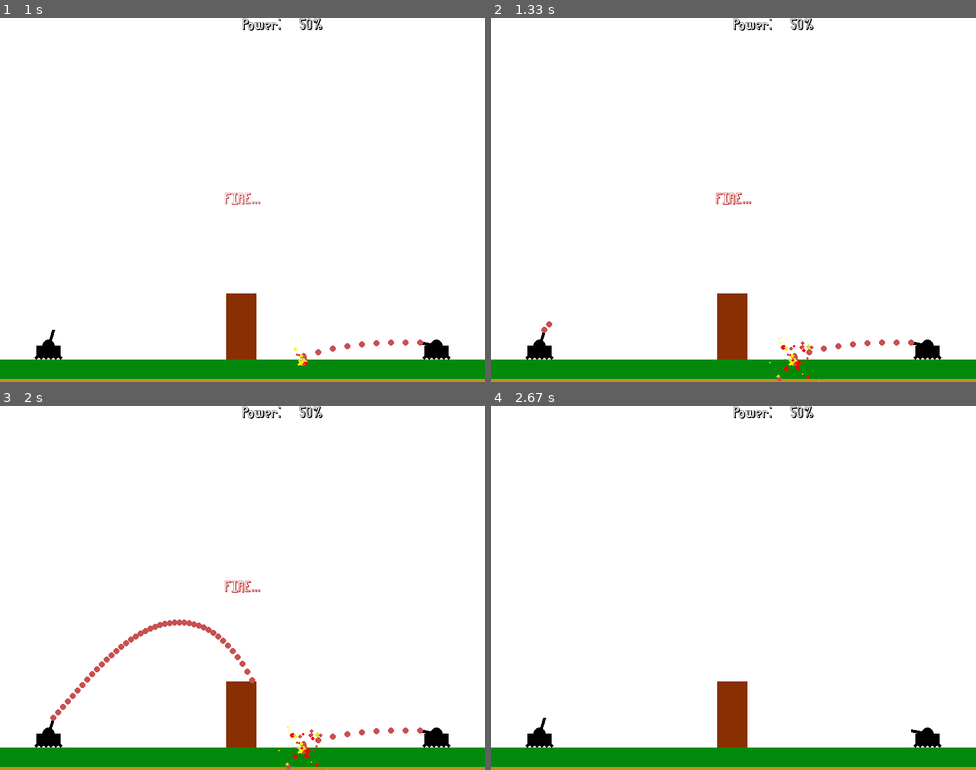
Above: before the commit, frames 1-4 (two rows, left to right).
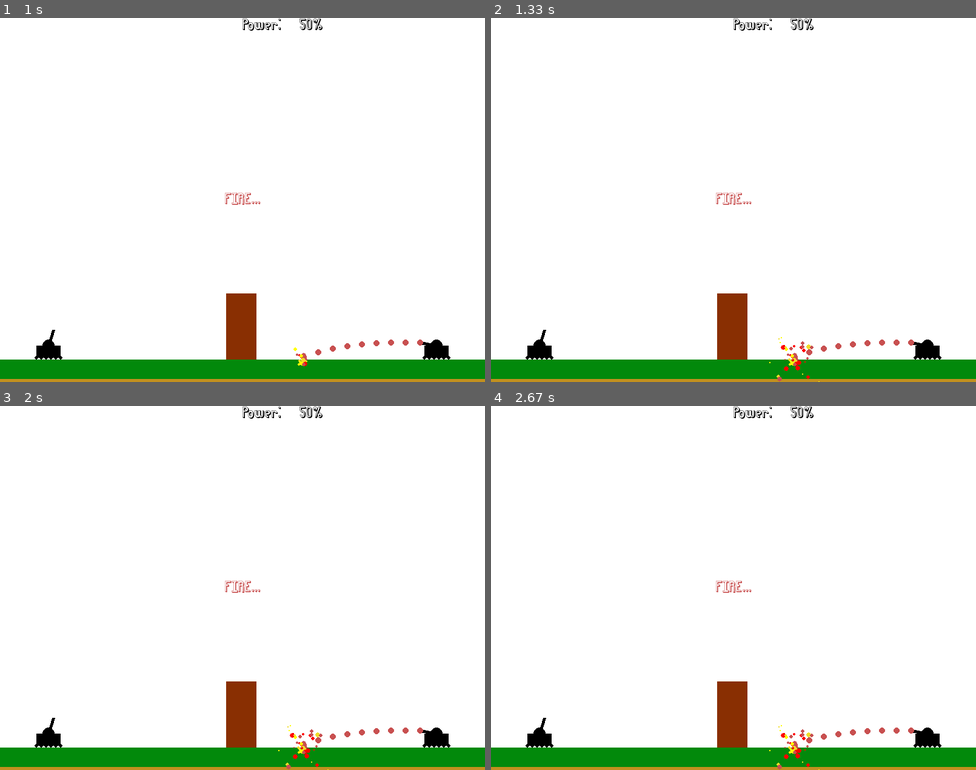
Above: after the commit, the same moments.

Repository: AlekKras/pygame
Game: pygame game, started from tanks/5.py
Two runs of this game, one before a commit and one after it. Both use one fixed random seed, a clock stepped at 60 frames per second and the inputs below.
Inputs:
- Up to frame 1 (1 s): tap C at 0.33 s; tap Space at 0.67 s
- Up to frame 2 (1.33 s): tap Space at 1 s
- Up to frame 3 (2 s): no input
- Up to frame 4 (2.67 s): no input

Frame 1 is identical in both runs. In frame 2, 0.1% of the frame differs, in the area x 10-54%, y 48-87%; in frame 3, 0.7%; in frame 4, 0.4%.

Commit message:
Enemy tank

Diff:
--- a/tanks/backup.py
+++ b/tanks/5.py
@@ -224,7 +224,7 @@
 
 
 #firing function
-def fireShell(x_y, tank_X, tank_Y, tur_Pos, gun_power, x_location, barrier_width, randomHeight, tank="player"):
+def fireShell(x_y, tank_X, tank_Y, tur_Pos, gun_power, x_location, barrier_width, randomHeight):
     fire = True
     startShell = list(x_y)
 
@@ -237,10 +237,8 @@
 
         #print(startShell[0],startShell[1])
         pygame.draw.circle(gameDisplay, red, (startShell[0],startShell[1]),5)
-        if tank=="enemy":
-            startShell[0] += (12 - tur_Pos) * 2
-        else:
-            startShell[0] -= (12 - tur_Pos) * 2
+
+        startShell[0] -= (12 - tur_Pos) * 2
         # y = x**2
         startShell[1] += int(
             (((startShell[0] - x_y[0]) * 0.015 / (gun_power / 50)) ** 2) - (tur_Pos + tur_Pos / (12 - tur_Pos)))
@@ -276,7 +274,97 @@
         pygame.display.update()
         clock.tick(60)
 
-
+#enemy tank firing
+def enemy_fireShell(x_y, tank_X, tank_Y, tur_Pos, gun_power, x_location, barrier_width, randomHeight, player_tankX, player_tankY):
+
+    currentPower = 1
+    power_found = False
+
+    while not power_found:
+        currentPower += 1
+        if currentPower > 100:
+            power_found = True
+        #print(currentPower)
+
+        fire = True
+        startingShell = list(x_y)
+
+        while fire:
+            for event in pygame.event.get():
+                if event.type == pygame.QUIT:
+                    pygame.quit()
+                    quit()
+
+            # pygame.draw.circle(gameDisplay, red, (startingShell[0],startingShell[1]),5)
+
+            startingShell[0] += (12 - tur_Pos) * 2
+            startingShell[1] += int(
+                (((startingShell[0] - x_y[0]) * 0.015 / (currentPower / 50)) ** 2) - (tur_Pos + tur_Pos / (12 - tur_Pos)))
+
+            if startingShell[1] > display_height - ground_height:
+                hit_x = int((startingShell[0] * display_height - ground_height) / startingShell[1])
+                hit_y = int(display_height - ground_height)
+                # explosion(hit_x,hit_y)
+                if player_tankX + 15 > hit_x > player_tankX - 15:
+                    #("target acquired!")
+                    power_found = True
+                fire = False
+
+            check_x_1 = startingShell[0] <= x_location + barrier_width
+            check_x_2 = startingShell[0] >= x_location
+
+            check_y_1 = startingShell[1] <= display_height
+            check_y_2 = startingShell[1] >= display_height - randomHeight
+
+            if check_x_1 and check_x_2 and check_y_1 and check_y_2:
+                hit_x = int((startingShell[0]))
+                hit_y = int(startingShell[1])
+                # explosion(hit_x,hit_y)
+                fire = False
+
+    fire = True
+    startingShell = list(x_y)
+    #print("FIRE!", x_y)
+
+    while fire:
+        for event in pygame.event.get():
+            if event.type == pygame.QUIT:
+                pygame.quit()
+                quit()
+
+        print(startingShell[0], startingShell[1])
+        pygame.draw.circle(gameDisplay, red, (startingShell[0], startingShell[1]), 5)
+
+        startingShell[0] += (12 - tur_Pos) * 2
+
+        # y = x**2
+        startingShell[1] += int(
+            (((startingShell[0] - x_y[0]) * 0.015 / (currentPower / 50)) ** 2) - (tur_Pos + tur_Pos / (12 - tur_Pos)))
+
+        if startingShell[1] > display_height - ground_height:
+            #print("Last shell:", startingShell[0], startingShell[1])
+            hit_x = int((startingShell[0] * display_height - ground_height) / startingShell[1])
+            hit_y = int(display_height - ground_height)
+            #print("Impact:", hit_x, hit_y)
+            explosion(hit_x, hit_y)
+            fire = False
+
+        check_x_1 = startingShell[0] <= x_location + barrier_width
+        check_x_2 = startingShell[0] >= x_location
+
+        check_y_1 = startingShell[1] <= display_height
+        check_y_2 = startingShell[1] >= display_height - randomHeight
+
+        if check_x_1 and check_x_2 and check_y_1 and check_y_2:
+            #print("Last shell:", startingShell[0], startingShell[1])
+            hit_x = int((startingShell[0]))
+            hit_y = int(startingShell[1])
+            #print("Impact:", hit_x, hit_y)
+            explosion(hit_x, hit_y)
+            fire = False
+
+        pygame.display.update()
+        clock.tick(60)
 def power(level):
     text = smallfont.render("Power:   " + str(level) + "%", True, black)
     gameDisplay.blit(text, [display_width/2, 0])
@@ -382,9 +470,12 @@
                     pause()
 
                 elif event.key == pygame.K_SPACE:
-                    fireShell(gun, mainTankX, mainTankY, currentGunPosition, fire_power, x_location, barrier_width, randomHeight)
-                    fireShell(enemy_gun, enemyTankX, enemyTankY, 8, 50, x_location, barrier_width,
-                              randomHeight, tank="enemy")
+                    fireShell(gun, mainTankX, mainTankY,
+                              currentGunPosition, fire_power, x_location,
+                              barrier_width, randomHeight)
+                    enemy_fireShell(enemy_gun, enemyTankX, enemyTankY,
+                                    8, 50, x_location,
+                                    barrier_width,randomHeight, mainTankX, mainTankY)
                 elif event.key == pygame.K_a:
                     power_change -= 1
                 elif event.key == pygame.K_d:
